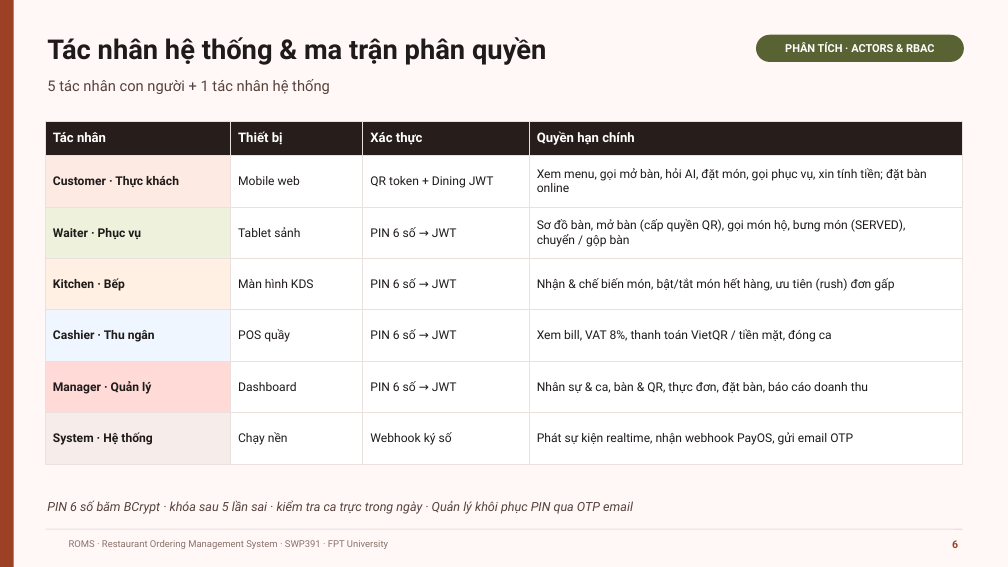
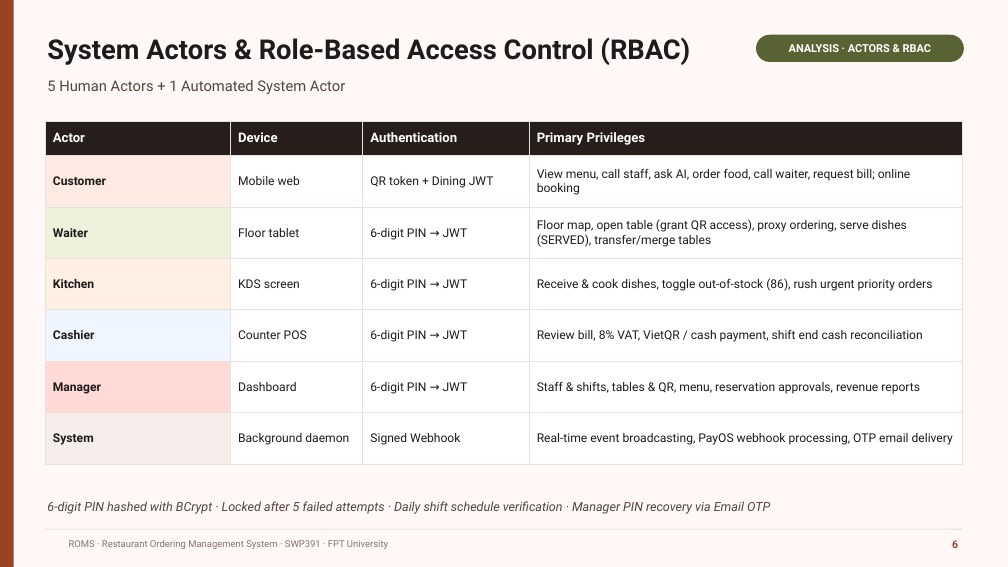
Before and after one commit to GROUP6-ROMS/Restaurant-Ordering-Management-System-ROMS, a slide deck: slide 6 of slide/ROMS_Bao_ve_SWP391.pptx. Drawn at 1008x567 pixels with LibreOffice and Linux fonts; fonts in the diff are those of the drawing; background and template pictures are left out. Boxes give left, top, right and bottom in pixels: in the first picture for what was removed or moved away, otherwise in the second. Text is boxed around its words. In the diff, an @@ line names an element or a change of style, - is before the commit and + after.

```diff
--- a/slide/ROMS_Bao_ve_SWP391.pptx
+++ b/slide/ROMS_Bao_ve_SWP391.pptx
@@ text at (47, 37, 690, 65): text changed @@
-Tác nhân hệ thống & ma trận phân quyền
+System Actors & Role-Based Access Control (RBAC)
@@ text in rounded rectangle at (789, 44, 931, 52): text changed @@
-PHÂN TÍCH · ACTORS & RBAC
+ANALYSIS · ACTORS & RBAC
@@ text at (47, 80, 345, 94): text changed @@
-5 tác nhân con người + 1 tác nhân hệ thống
+5 Human Actors + 1 Automated System Actor
@@ table at (45, 121, 963, 464) @@
-row 1: Tác nhân | Thiết bị | Xác thực | Quyền hạn chính
+row 1: Actor | Device | Authentication | Primary Privileges
-row 2, column 1: Customer · Thực khách
+row 2, column 1: Customer
-row 2, column 4: Xem menu, gọi mở bàn, hỏi AI, đặt món, gọi phục vụ, xin tính tiền; đặt bàn online
+row 2, column 4: View menu, call staff, ask AI, order food, call waiter, request bill; online booking
-row 3: Waiter · Phục vụ | Tablet sảnh | PIN 6 số → JWT | Sơ đồ bàn, mở bàn (cấp quyền QR), gọi món hộ, bưng món (SERVED), chuyển / gộp bàn
+row 3: Waiter | Floor tablet | 6-digit PIN → JWT | Floor map, open table (grant QR access), proxy ordering, serve dishes (SERVED), transfer/merge tables
-row 4: Kitchen · Bếp | Màn hình KDS | PIN 6 số → JWT | Nhận & chế biến món, bật/tắt món hết hàng, ưu tiên (rush) đơn gấp
+row 4: Kitchen | KDS screen | 6-digit PIN → JWT | Receive & cook dishes, toggle out-of-stock (86), rush urgent priority orders
-row 5: Cashier · Thu ngân | POS quầy | PIN 6 số → JWT | Xem bill, VAT 8%, thanh toán VietQR / tiền mặt, đóng ca
+row 5: Cashier | Counter POS | 6-digit PIN → JWT | Review bill, 8% VAT, VietQR / cash payment, shift end cash reconciliation
-row 6: Manager · Quản lý | Dashboard | PIN 6 số → JWT | Nhân sự & ca, bàn & QR, thực đơn, đặt bàn, báo cáo doanh thu
+row 6: Manager | Dashboard | 6-digit PIN → JWT | Staff & shifts, tables & QR, menu, reservation approvals, revenue reports
-row 7: System · Hệ thống | Chạy nền | Webhook ký số | Phát sự kiện realtime, nhận webhook PayOS, gửi email OTP
+row 7: System | Background daemon | Signed Webhook | Real-time event broadcasting, PayOS webhook processing, OTP email delivery
@@ text at (47, 501, 770, 514): text changed @@
-PIN 6 số băm BCrypt · khóa sau 5 lần sai · kiểm tra ca trực trong ngày · Quản lý khôi phục PIN qua OTP email
+6-digit PIN hashed with BCrypt · Locked after 5 failed attempts · Daily shift schedule verification · Manager PIN recovery via Email OTP
```
Also in this commit, not shown: 22 other slides changed.
